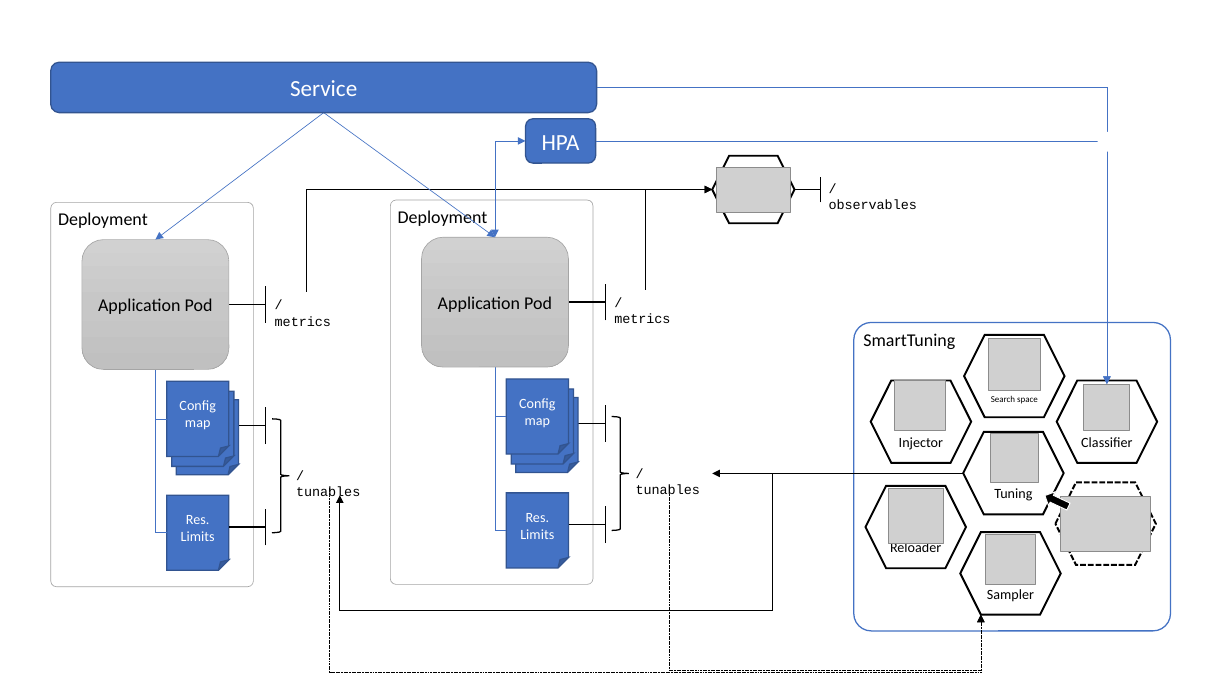
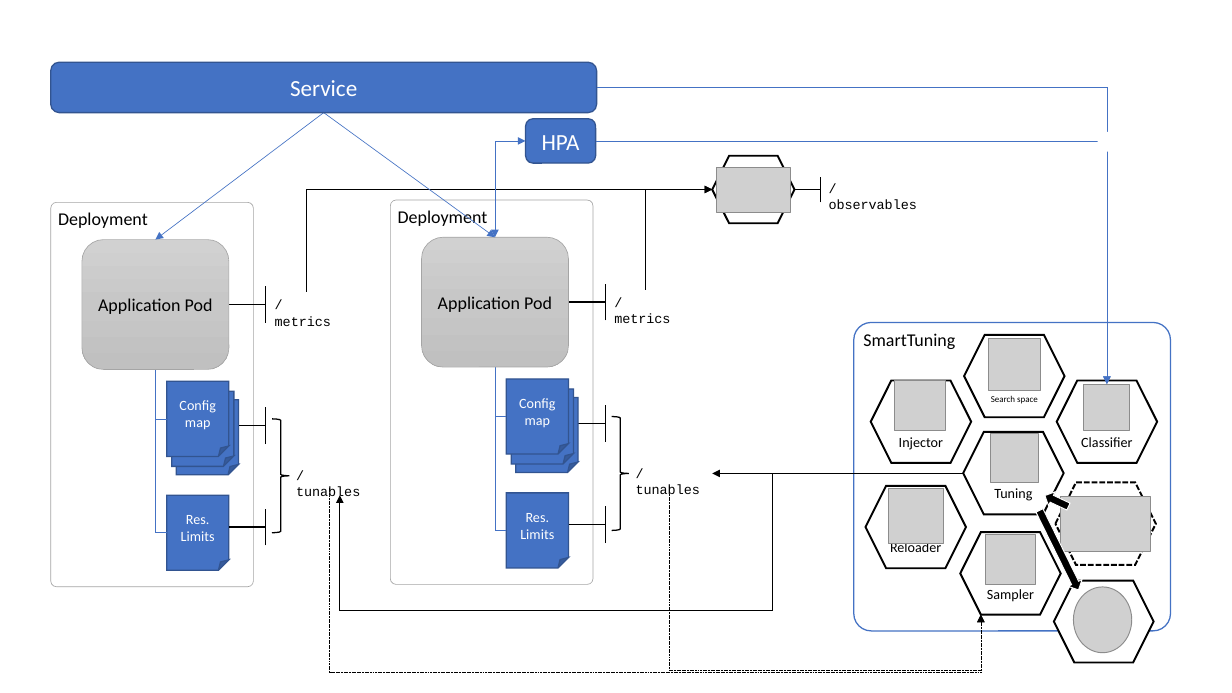
Before and after one commit to adalrsjr1/smart-tuning, a slide deck: slide 2 of optimization/docs/st-architecture.pptx. Drawn at 1232x693 pixels with LibreOffice and Linux fonts; fonts in the diff are those of the drawing; grey boxes stand for pictures; background and template pictures are left out. Boxes give left, top, right and bottom in pixels: in the first picture for what was removed or moved away, otherwise in the second. Text is boxed around its words. In the diff, an @@ line names an element or a change of style, - is before the commit and + after.

```diff
--- a/optimization/docs/st-architecture.pptx
+++ b/optimization/docs/st-architecture.pptx
@@ up arrow added at (x1=1033, y1=508, x2=1086, y2=594), fill #000000, outline #FFFFFF 0.75 pt @@
@@ hexagon added at (x1=1055, y1=580, x2=1154, y2=663), fill #FFFFFF, outline #000000 1.5 pt @@
@@ picture added at (x1=1074, y1=587, x2=1132, y2=653) @@
```
Also in this commit, not shown: 1 other slide changed, 1 other file.
